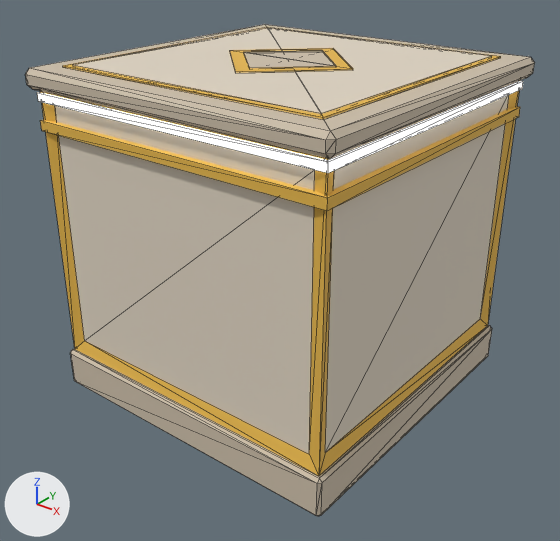
One commit to the glTF model foxspy/models/kit-paris-wall.glb: the scene before it, then after it.
One viewpoint serves both versions: a camera (50 mm lens) standing at (2.82, -3.6, 2.97) and looking at (0.04, -0.12, 0.82). Every picture has the same lights, and +X, +Y and +Z are marked at lower left. The first picture is the older version. Mesh edges are drawn as thin lines. Vertices at exactly the same position are counted once.

Names of what the first picture shows: 'kit-paris-wall'.
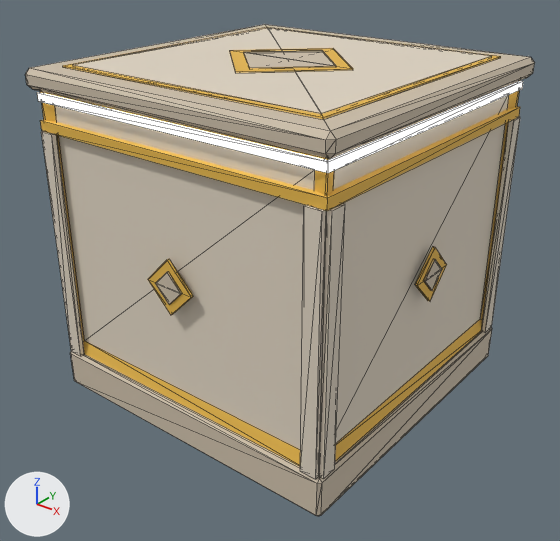
Edits to the bpy script that builds the scene:
```text
Change me_kit_paris_wall:
    used by ob_kit_paris_wall; location = (0.0, 0.0, 0.0)
    remove me_kit_paris_wall.from_pydata(...)  # 120 vertices, 204 faces; spans x -1.06..1.06, y -1.06..1.06, z 0.0..2.12
    add me_kit_paris_wall.from_pydata(...)  # 236 vertices, 396 faces; spans x -1.06..1.06, y -1.06..1.06, z 0.0..2.12
    me_kit_paris_wall part 1
    92 vertices are added at x -1.05..1.05, y -1.05..1.05, z 0.26..1.74
    6 new vertices lie (0.1, 0.0, 0.0) away from vertices in x -1.0, y -1.03..1.0, z 0.26..1.74
    6 new vertices lie (-0.1, 0.0, 0.0) away from vertices in x 1.0, y -1.03..1.0, z 0.26..1.74
    6 new vertices lie (0.0, 0.1, 0.0) away from vertices in x -1.0..1.03, y -1.0, z 0.26..1.74
    6 new vertices lie (0.0, -0.1, 0.0) away from vertices in x -1.0..1.03, y 1.0, z 0.26..1.74
    192 new faces join them, mat_main
```

What differs and where, as boxes (x1, y1, x2, y2) in the pictures (560 x 541 px):
part 1 of me_kit_paris_wall, added: after (41, 117, 520, 479)
